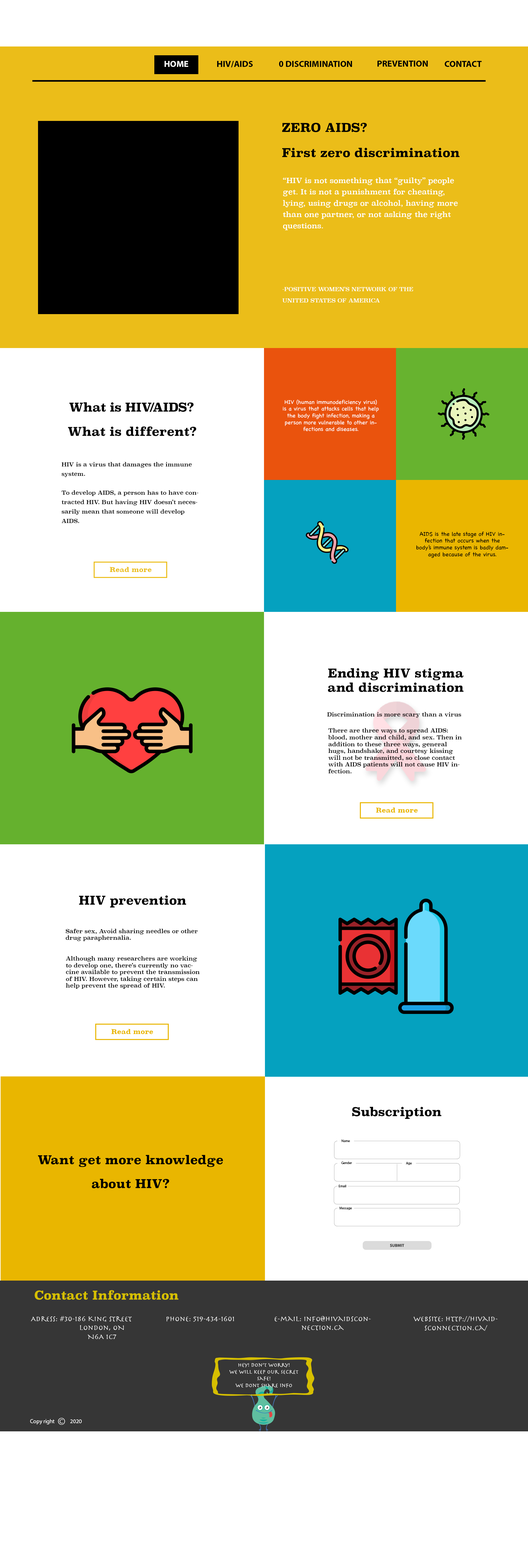
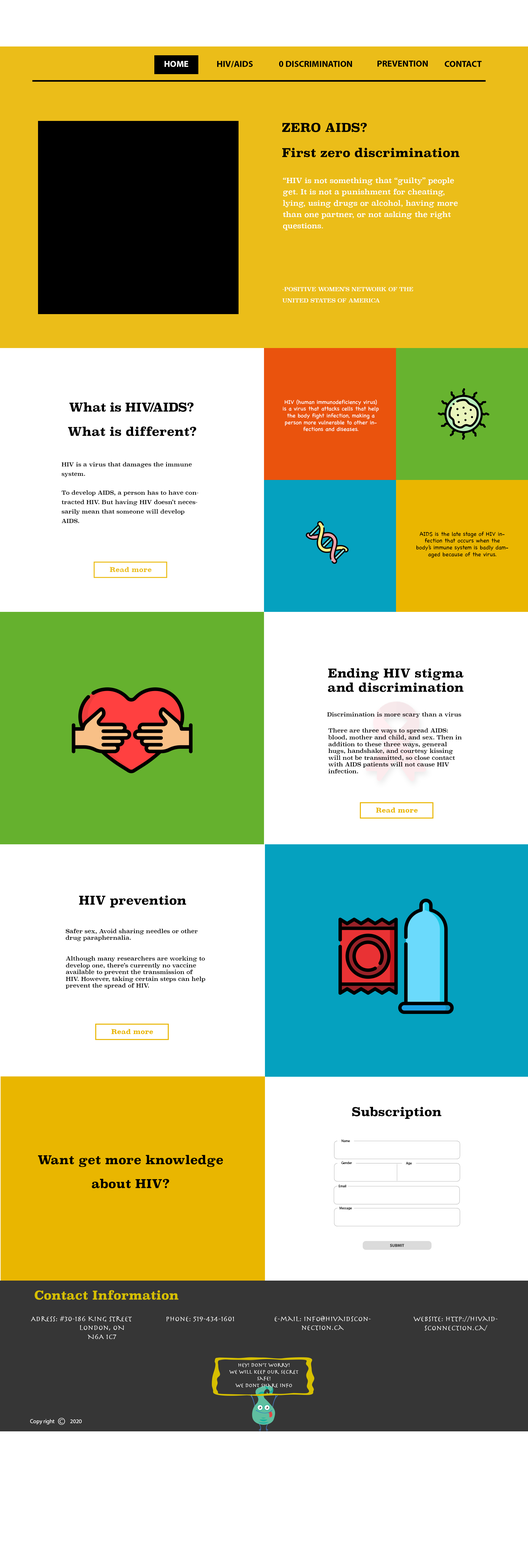
Layered file, before and after one edit (528 x 1568). Changes by layer:
painted on "There are three ways to spread AIDS: blood, mother and child, a" over [328, 762, 460, 774]
"sign" (1st of 2, in "Artboard 1"): opacity 20% → 10% over [364, 701, 430, 787]
painted on "Although many researchers are working to develop one, there’s c" over [65, 956, 206, 989]
